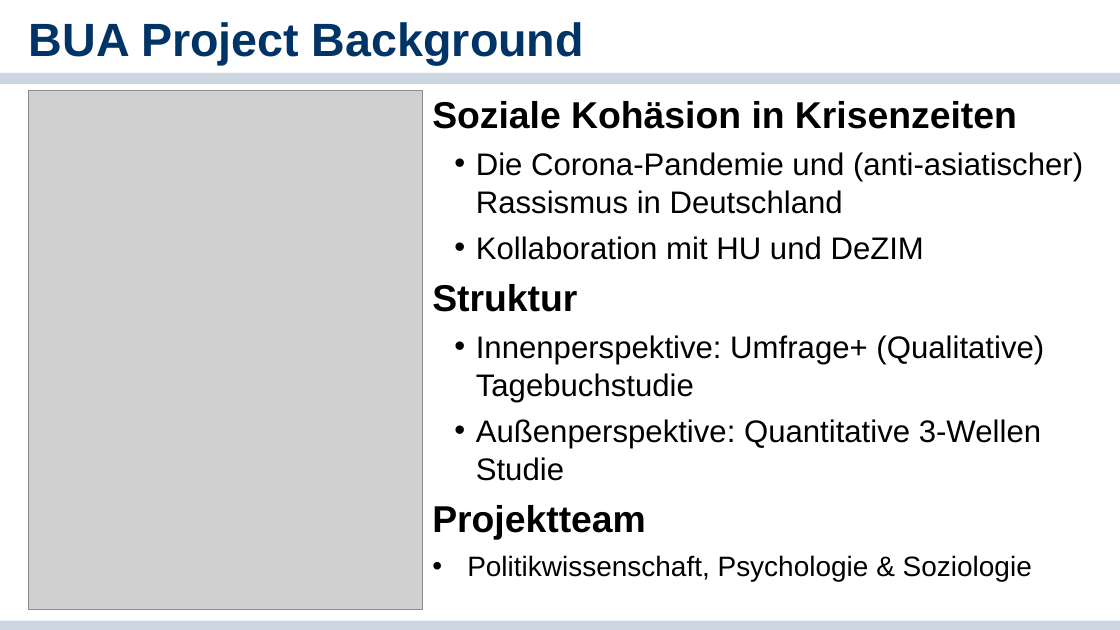
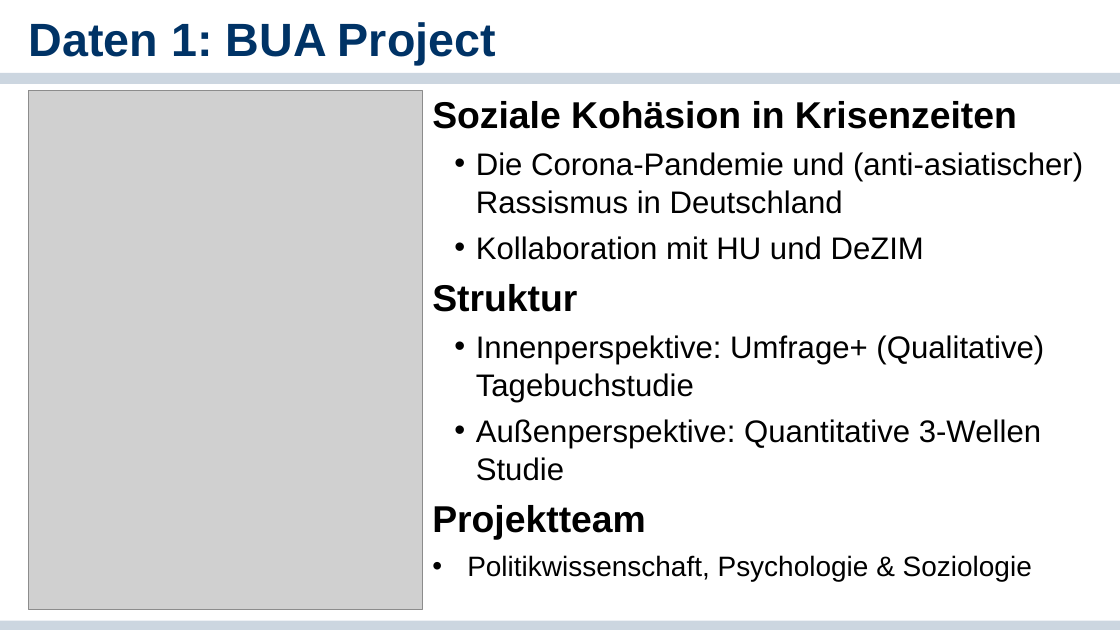
Before and after one commit to cgnguyen/class_political_psychology, a slide deck: slide 19 of 2_Slides_Literature/2_Basics of Political Psychology/2-Methoden und Theorien der politischen Psychologie.pptx. Drawn at 1120x630 pixels with LibreOffice and Linux fonts; fonts in the diff are those of the drawing; grey boxes stand for pictures; background and template pictures are left out. Boxes give left, top, right and bottom in pixels: in the first picture for what was removed or moved away, otherwise in the second. Text is boxed around its words. In the diff, an @@ line names an element or a change of style, - is before the commit and + after.

```diff
--- a/2_Slides_Literature/2_Basics of Political Psychology/2-Methoden und Theorien der politischen Psychologie.pptx
+++ b/2_Slides_Literature/2_Basics of Political Psychology/2-Methoden und Theorien der politischen Psychologie.pptx
@@ title at box(29, 22, 496, 65): text changed @@
-BUA Project Background
+Daten 1: BUA Project
```
Also in this commit, not shown: 3 other slides changed, 4 slides added, 2 other files.
